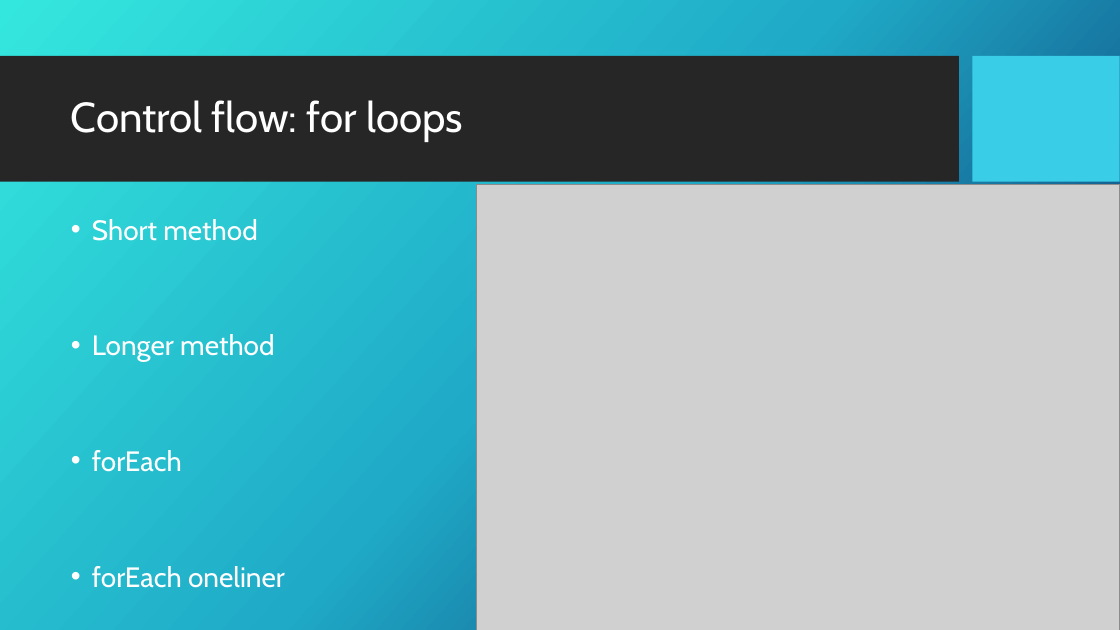
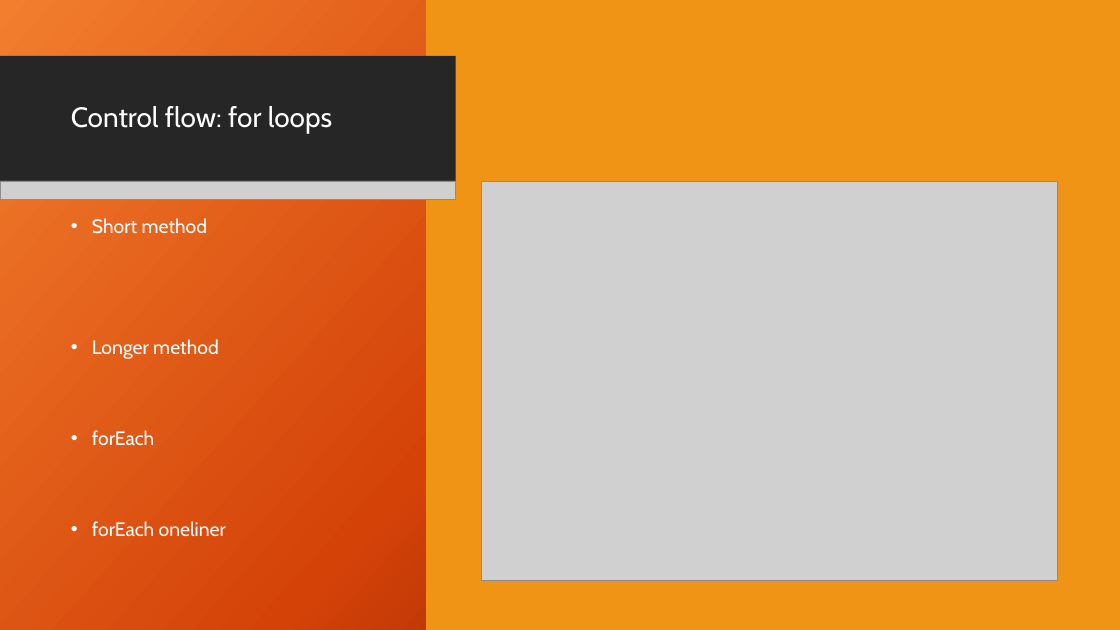
Before and after one commit to GDSC-ADEK/dart-flutter-course, a slide deck: slide 25 of week2/week2_slideshow.pptx (slide 22 before the commit). Drawn at 1120x630 pixels with LibreOffice and Linux fonts; fonts in the diff are those of the drawing; grey boxes stand for pictures; background and template pictures are left out. Boxes give left, top, right and bottom in pixels: in the first picture for what was removed or moved away, otherwise in the second. Text is boxed around its words. In the diff, an @@ line names an element or a change of style, - is before the commit and + after.

```diff
--- a/week2/week2_slideshow.pptx
+++ b/week2/week2_slideshow.pptx
@@ rectangle added at bbox=[0, 0, 1120, 630], fill gradient #F18031 to #D54209 to #6A0D00 @@
@@ rectangle added at bbox=[426, 0, 1120, 630], fill #F09415 @@
@@ rectangle removed at bbox=[0, 56, 959, 182] @@
@@ rectangle added at bbox=[0, 56, 959, 182], fill #262626 @@
@@ rectangle added at bbox=[0, 56, 455, 182], fill #262626 @@
@@ rectangle removed at bbox=[973, 56, 1120, 182] @@
@@ rectangle added at bbox=[973, 56, 1120, 182], fill #F09415 @@
@@ title "Control flow: for loops" at bbox=[71, 106, 332, 134]: size 36 to 24 pt @@
@@ picture added at bbox=[0, 181, 959, 210] @@
@@ picture added at bbox=[0, 181, 455, 199] @@
@@ picture: place and size @@
-picture at bbox=[477, 185, 1120, 630]
+picture at bbox=[481, 181, 1058, 581]
@@ picture added at bbox=[973, 181, 1120, 195] @@
@@ text "Short method" at bbox=[92, 218, 226, 536]: size 24 to 16.6 pt @@
```
Also in this commit, not shown: 14 other slides changed, 8 slides added, 8 other files.
